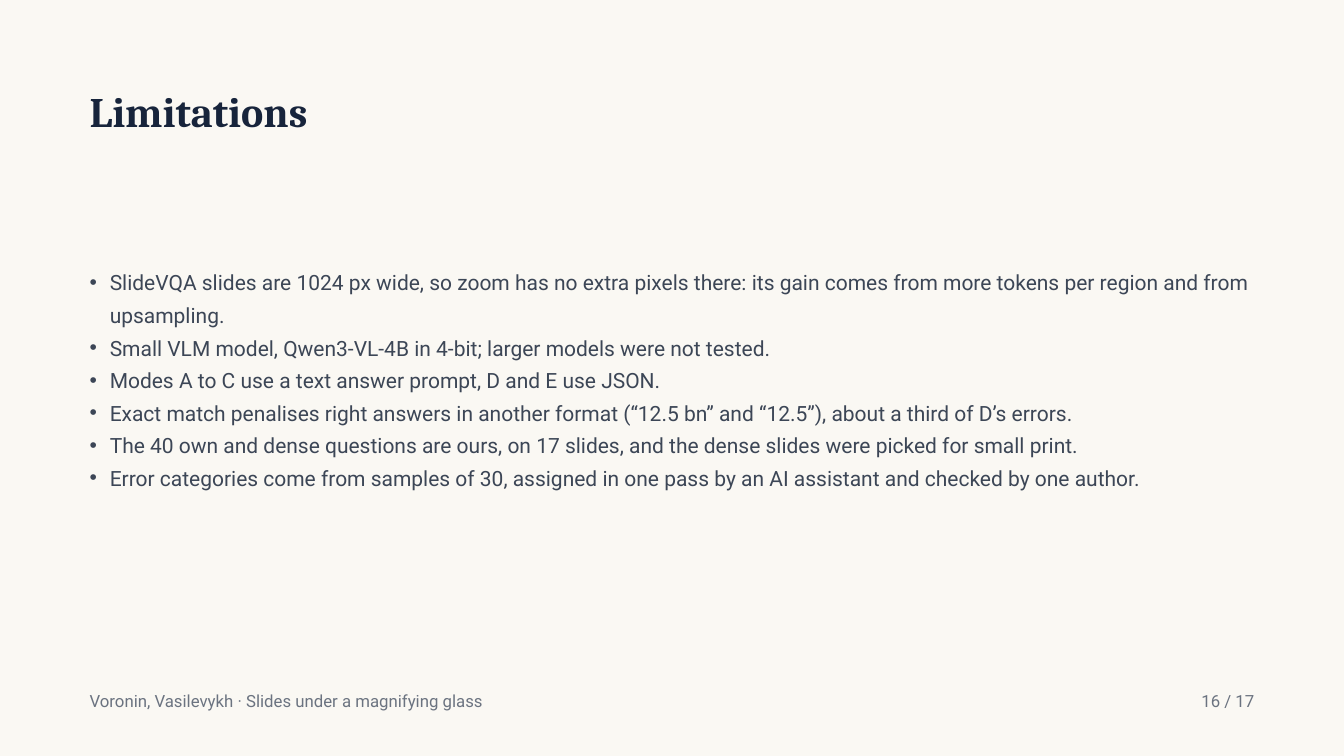
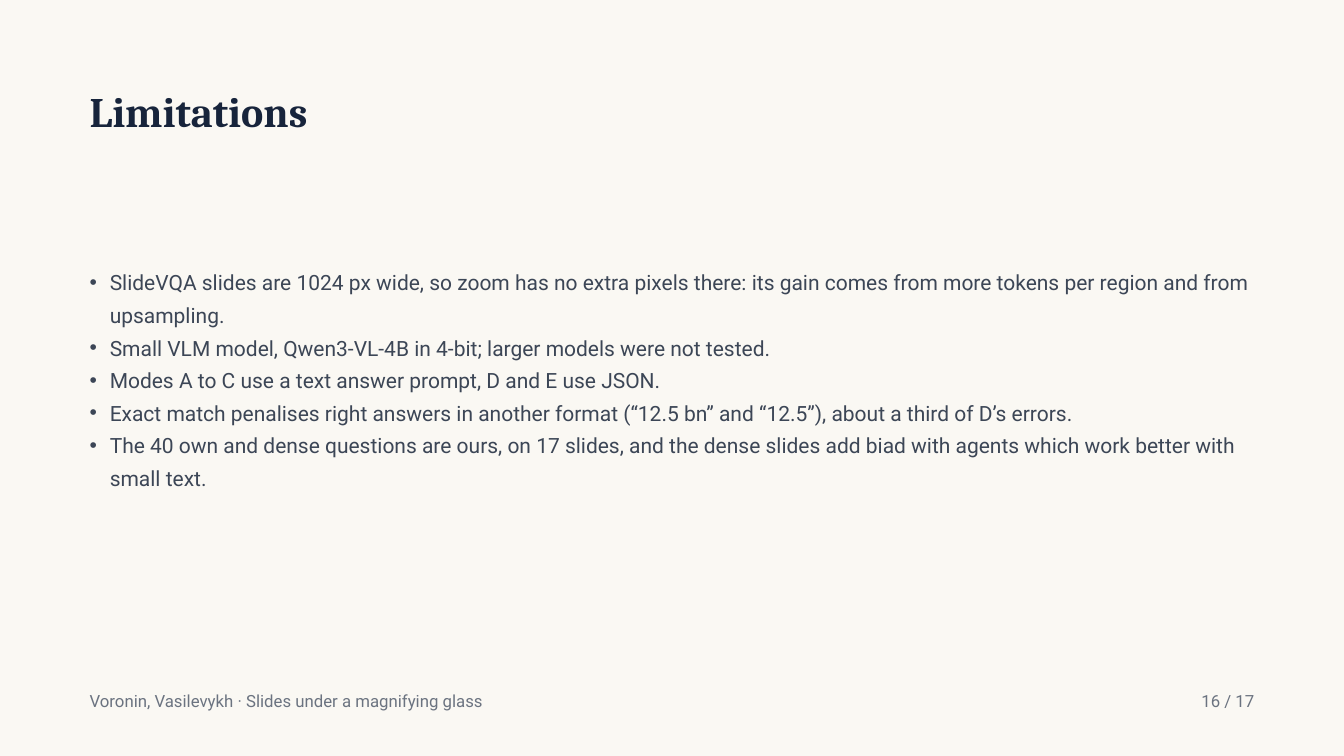
Before and after one commit to Ladik-v/vlm-slides-under-magnifier, a slide deck: slide 16 of docs/Slides_under_a_magnifying_glass.pptx. Drawn at 1344x756 pixels with LibreOffice and Linux fonts; fonts in the diff are those of the drawing. Boxes give left, top, right and bottom in pixels: in the first picture for what was removed or moved away, otherwise in the second. Text is boxed around its words. In the diff, an @@ line names an element or a change of style, - is before the commit and + after.

Commit message:
Update presentation

```diff
--- a/docs/Slides_under_a_magnifying_glass.pptx
+++ b/docs/Slides_under_a_magnifying_glass.pptx
@@ text at (x1=110, y1=437, x2=1234, y2=486): text changed @@
-• The 40 own and dense questions are ours, on 17 slides, and the dense slides were picked for small print.
-• Error categories come from samples of 30, assigned in one pass by an AI assistant and checked by one author.
+• The 40 own and dense questions are ours, on 17 slides, and the dense slides add biad with agents which work better with small text.
```
Also in this commit, not shown: 6 other slides changed, 8 other files.
